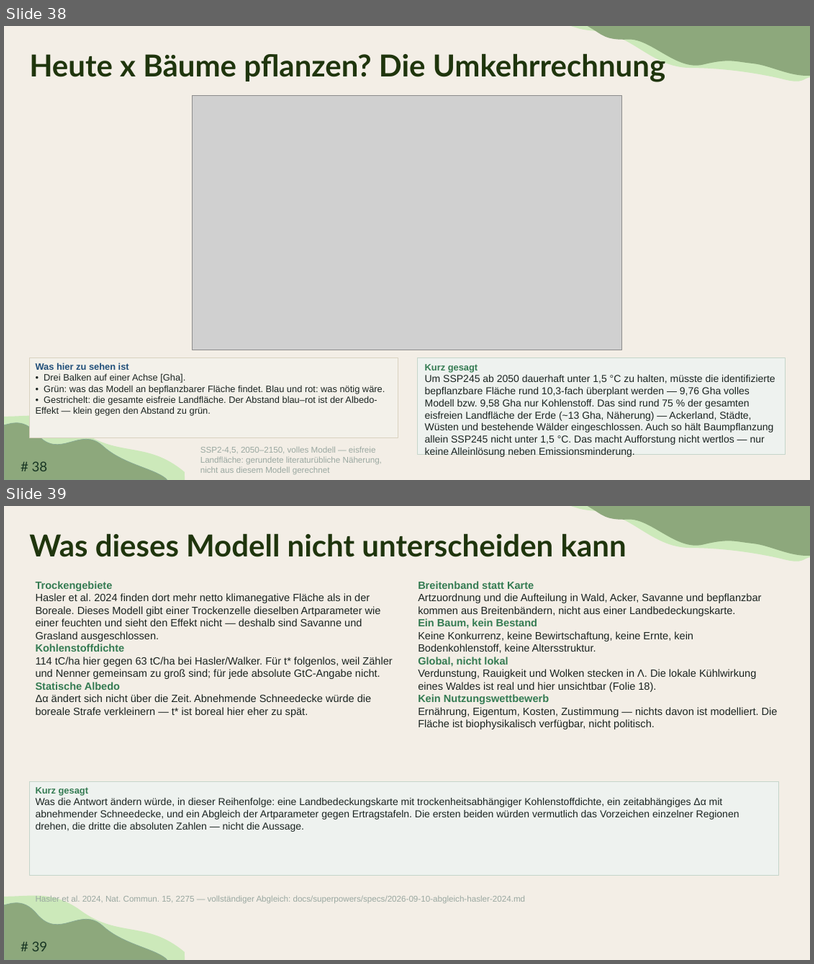
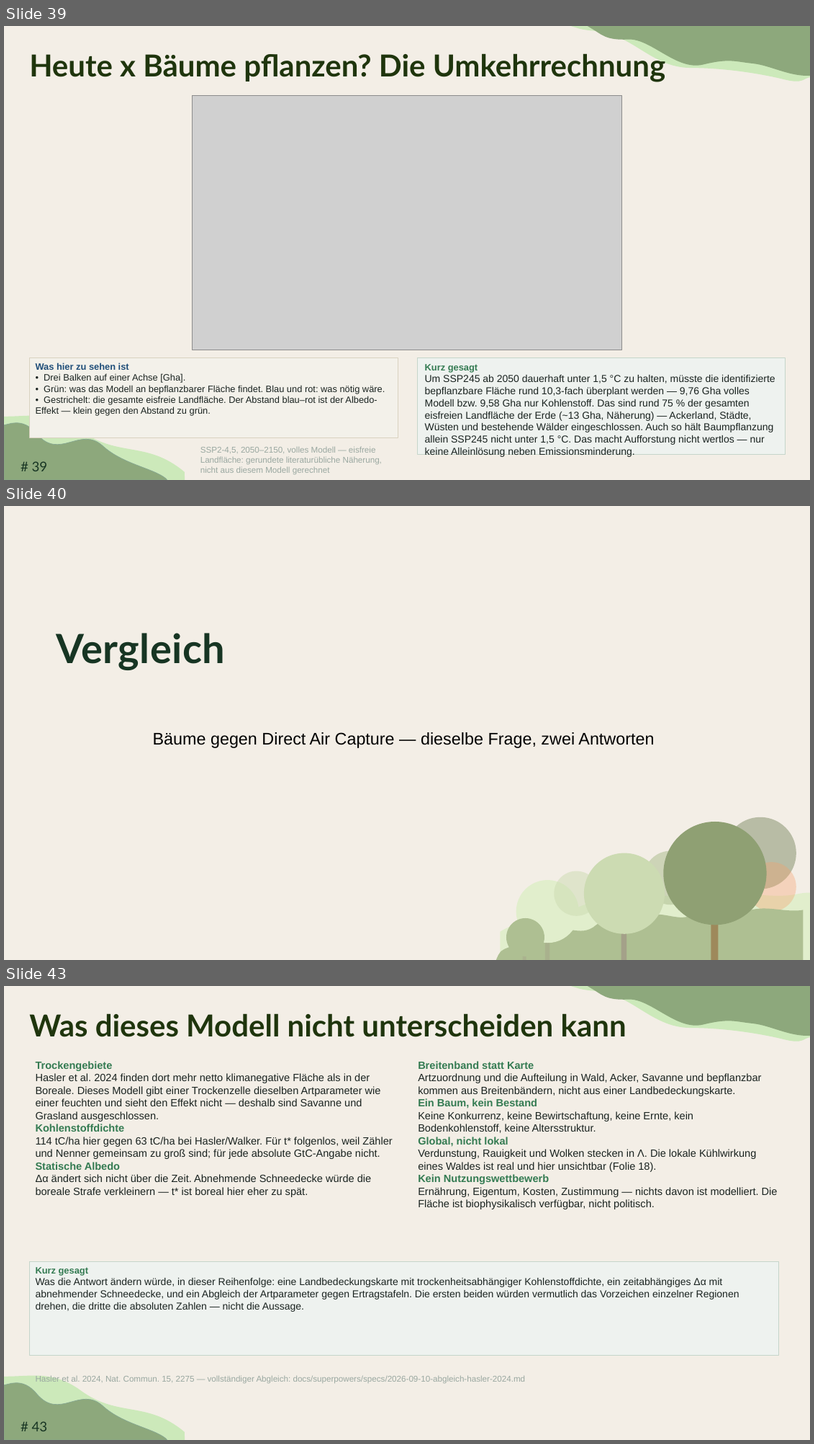
Before and after one commit to TimoDiepers/woodway, a slide deck: docs/slides/dissvortrag.pptx. Shown one above the other, each under a label of ours: slides 38 and 39 before the commit, slides 39, 40 and 43 after it; the slides between them are not shown. The pictures are 814x964 and 814x1444 pixels, drawn with LibreOffice and Linux fonts; fonts in the diff are those of the drawing; grey boxes stand for pictures. Boxes give left, top, right and bottom in pixels: in the first picture for what was removed or moved away, otherwise in the second. Text is boxed around its words. In the diff, an @@ line names an element or a change of style, - is before the commit and + after.

```diff
--- a/docs/slides/dissvortrag.pptx
+++ b/docs/slides/dissvortrag.pptx
@@ slide 40 added at [4, 506, 810, 960], background #F3EEE6 @@
@@ title added at [56, 633, 225, 670], 48 pt, text #173523, bold @@
+Vergleich
@@ subtitle added at [153, 732, 654, 748], 20 pt, text #000000 @@
+Bäume gegen Direct Air Capture — dieselbe Frage, zwei Antworten
@@ ellipse added at [664, 821, 767, 924], fill #8FA073 @@
@@ ellipse added at [725, 817, 797, 889], fill #728157 at 45% opacity @@
@@ ellipse added at [644, 851, 698, 905], fill #AEBF92 at 55% opacity @@
@@ ellipse added at [555, 871, 599, 916], fill #CCDBB2 at 50% opacity @@
@@ ellipse added at [584, 852, 665, 934], fill #CCDBB2 @@
@@ ellipse added at [748, 862, 797, 911], fill #F6A06B at 35% opacity @@
@@ freeform shape added at [501, 893, 810, 960], fill #E1EECC @@
@@ ellipse added at [517, 880, 579, 943], fill #E1EECC @@
@@ freeform shape added at [496, 908, 804, 960], fill #AEBF92 @@
@@ rounded rectangle added at [712, 905, 719, 960], fill #8C491A at 45% opacity @@
@@ ellipse added at [507, 918, 545, 956], fill #AEBF92 @@
@@ rounded rectangle added at [545, 932, 550, 960], fill #A19786 at 35% opacity @@
@@ rounded rectangle added at [622, 918, 627, 960], fill #A19786 at 73% opacity @@
@@ rounded rectangle added at [523, 944, 527, 960], fill #A19786 at 30% opacity @@
@@ what was slide 38 is now slide 39 @@
@@ page number at [32, 461, 48, 471]: text changed @@
-# 38
+# 39
@@ what was slide 39 is now slide 43 @@
@@ page number at [32, 1421, 48, 1431]: text changed @@
-# 39
+# 43
```
Also in this commit, not shown: 5 slides changed, 3 other slides added.
